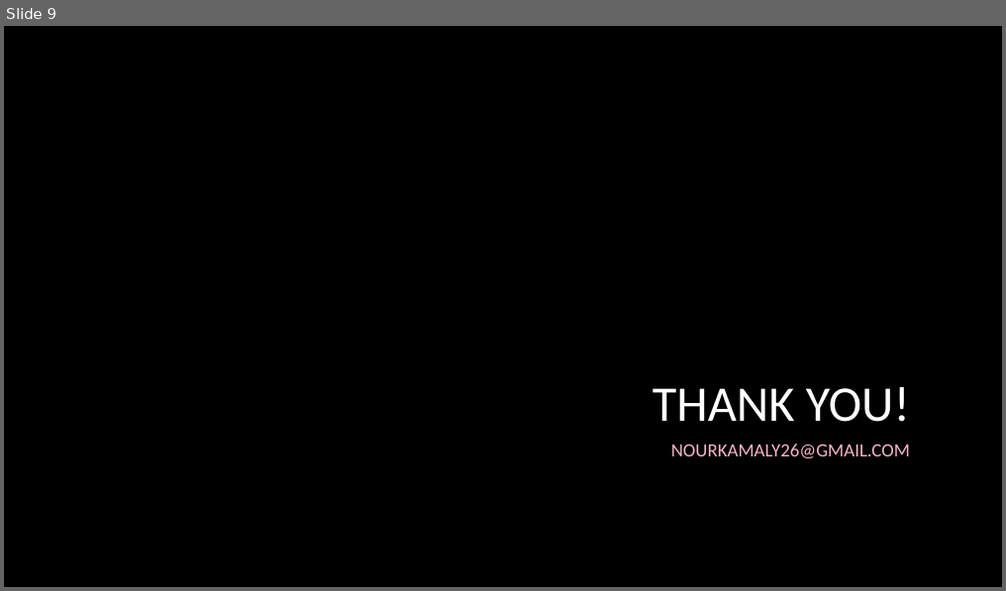
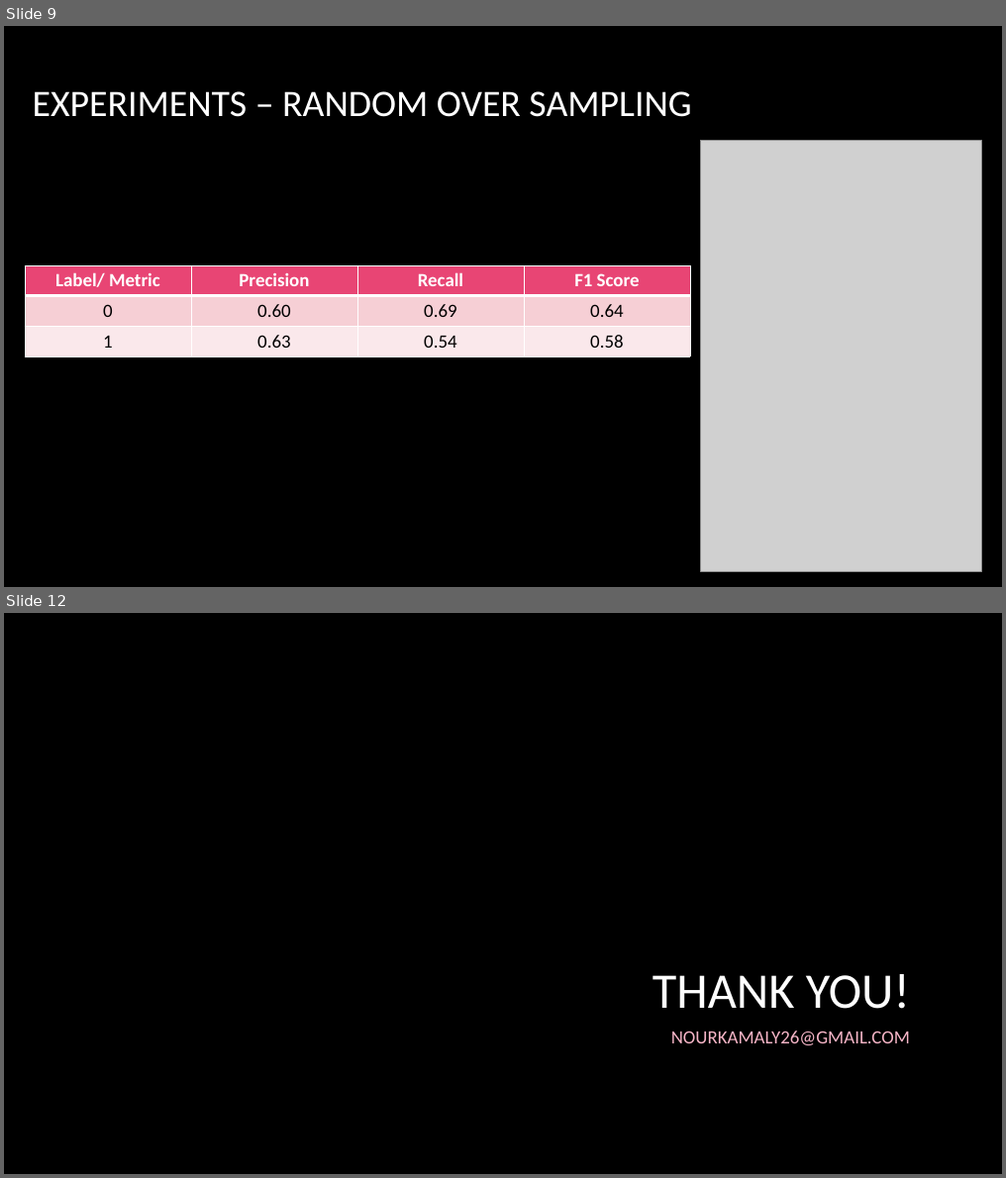
Before and after one commit to NourKamaly/TelecomCustomerChurnPrediction, a slide deck: 6. Documentation/Telecom Customer Churn Prediction.pptx. Shown one above the other, each under a label of ours: slide 9 before the commit, slides 9 and 12 after it; the slides between them are not shown. The pictures are 1006x591 and 1006x1178 pixels, drawn with LibreOffice and Linux fonts; fonts in the diff are those of the drawing; grey boxes stand for pictures; background and template pictures are left out. Boxes give left, top, right and bottom in pixels: in the first picture for what was removed or moved away, otherwise in the second. Text is boxed around its words. In the diff, an @@ line names an element or a change of style, - is before the commit and + after.

```diff
--- a/6. Documentation/Telecom Customer Churn Prediction.pptx
+++ b/6. Documentation/Telecom Customer Churn Prediction.pptx
@@ slide 9 added at <box>4,26,1002,587</box>, background picture (left out) @@
@@ title added at <box>33,91,691,117</box>, 36 pt, text #FFFFFF @@
+EXPERIMENTS – RANDOM OVER SAMPLING
@@ picture added at <box>700,141,982,571</box> @@
@@ table added at <box>25,266,690,357</box>, 3 rows, 4 columns @@
+Label/ Metric | Precision | Recall | F1 Score
+0 | 0.60 | 0.69 | 0.64
+1 | 0.63 | 0.54 | 0.58
@@ what was slide 9 is now slide 12 @@
```
Also in this commit, not shown: 7 other slides added, 5 slides removed.
